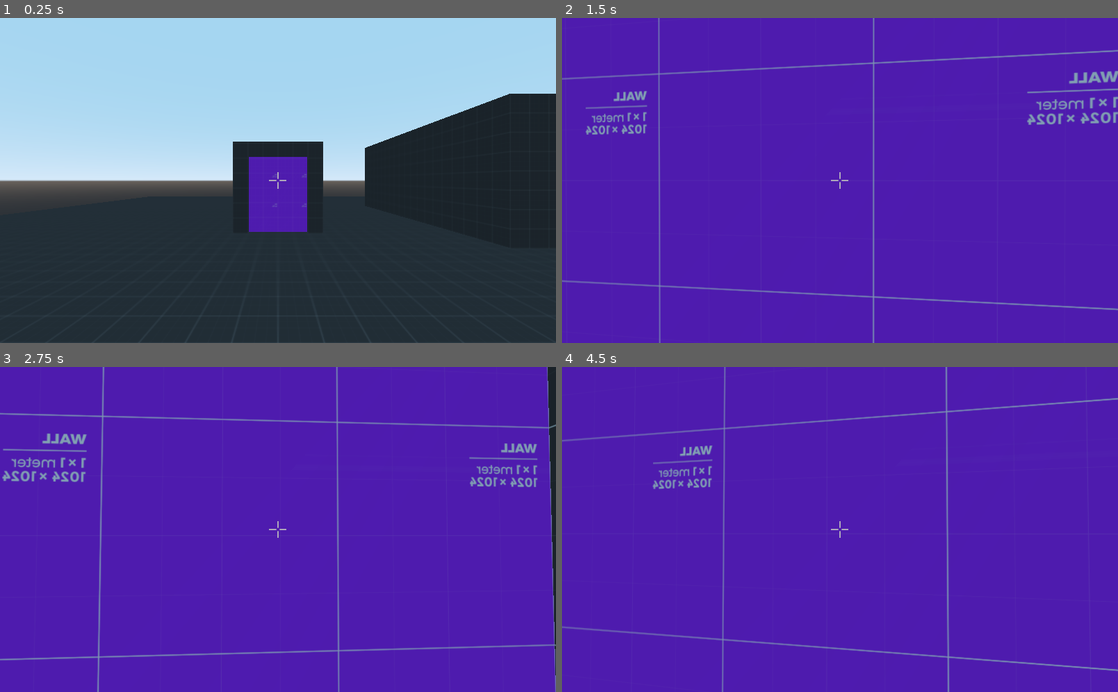
Above: before the commit, frames 1-4 (two rows, left to right).
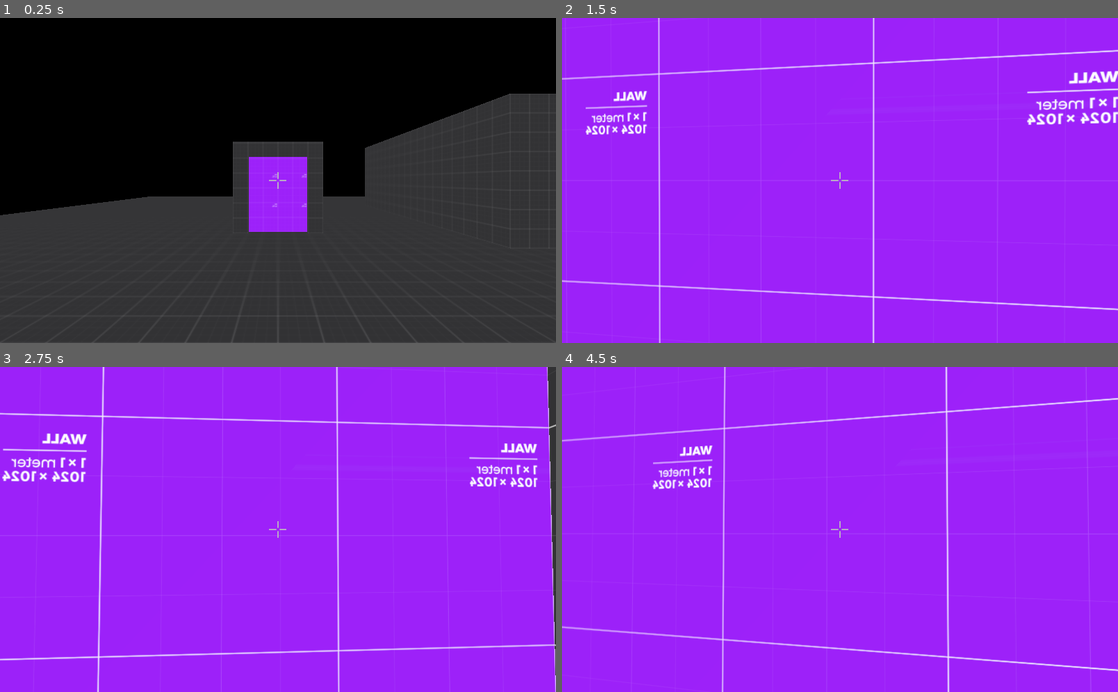
Above: after the commit, the same moments.

Repository: Datoh/RocketGolf
Game: Godot game, scene res://scenes/LevelTest.tscn
The game is run twice, just before and just after one commit, with the same random seed, the same clock (stepped at 60 frames per second) and the same inputs.
Inputs (mouse positions are in pixels of both pictures, inside the frame that each line leads up to):
- Up to frame 1 (0.25 s): no input
- Up to frame 2 (1.5 s): tap Enter at 0.5 s; move the mouse to (867, 180) at 0.52 s; hold Up (ui_up) from 0.53 s (still down); move the mouse to (812, 180) at 1.27 s
- Up to frame 3 (2.75 s): keep holding Up (ui_up); move the mouse to (289, 523) at 2.02 s
- Up to frame 4 (4.5 s): keep holding Up (ui_up); move the mouse to (834, 536) at 2.77 s; move the mouse to (878, 532) at 3.52 s; move the mouse to (795, 526) at 4.27 s

The runs differ from the first frame. In frame 1, 57% of the frame differs, in the area x 0-100%, y 0-100%; in frame 2, 100%; in frame 3, 100%; in frame 4, 100%.
Error in both runs: Invalid get index 'global_transform' (on base: 'null instance'). (res://scripts/Teleport.gd:8)

Commit message:
[graphic] Use black background

Diff:
--- a/scenes/Player.tscn
+++ b/scenes/Player.tscn
@@ -7,7 +7,12 @@
 radius = 0.5
 height = 1.5
 
-[sub_resource type="CapsuleMesh" id=2]
+[sub_resource type="Environment" id=2]
+background_mode = 1
+ambient_light_color = Color( 1, 1, 1, 1 )
+ambient_light_sky_contribution = 0.0
+
+[sub_resource type="CapsuleMesh" id=3]
 radius = 0.5
 mid_height = 1.5
 
@@ -24,6 +29,7 @@
 
 [node name="Camera" type="Camera" parent="Head"]
 transform = Transform( 1, 0, 0, 0, 1, 0, 0, 0, 1, 0, 1.75, 0 )
+environment = SubResource( 2 )
 current = true
 
 [node name="Position3DOrigin" type="Position3D" parent="Head/Camera"]
Not shown: 2 places in scenes/Player.tscn that only renumber resources
